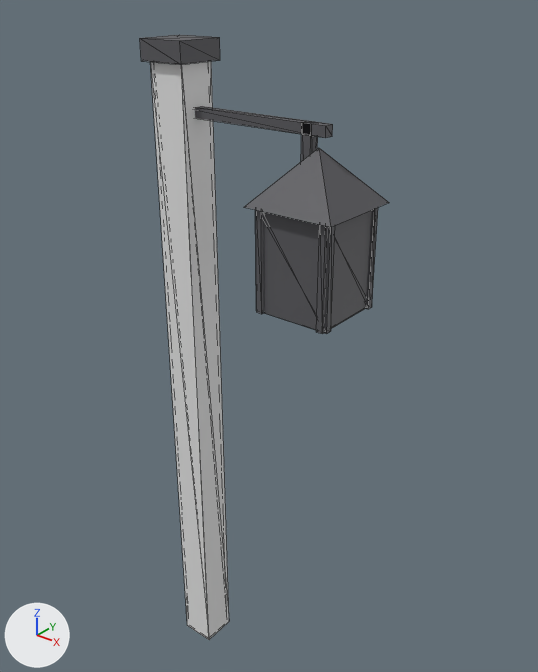
Before and after pictures for a commit that changed the glTF model assets/models/lantern_post.glb.
Camera for both pictures: a 50 mm camera at (2.64, -2.64, 3.96) aimed at (0.41, 0.15, 2.23). Arrows for +X, +Y and +Z are at lower left; the lights stay in place. The first picture is the older version. Mesh edges are drawn as thin lines. Where no turn or scale is listed for an object, it has been applied to the vertices. Vertices at exactly the same position are counted once.

Objects in the first picture: 'lantern_post', 'lantern_post-col'.
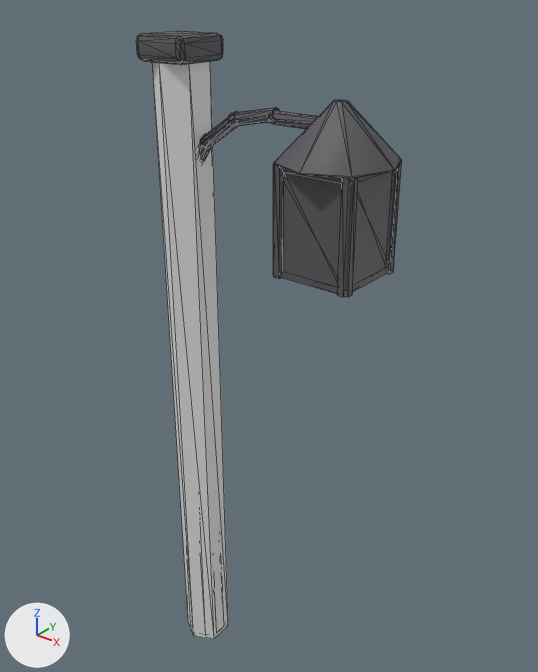
Location of each change, (x1, y1, x2, y2) in pixels of the pictures (538 x 672 px; the box of a moved part takes in the faces that stretch with it):
'lantern_post', reshaped: before (140, 35, 389, 334); after (136, 30, 402, 297)
'lantern_post-col', reshaped: before (151, 61, 229, 640); after (152, 61, 228, 639)
part 1 of me_cube, added: after (269, 110, 318, 129)
part 2 of me_cube, moved or reshaped: before (256, 210, 264, 314); after (274, 165, 282, 278)
part 3 of me_cube, moved or reshaped: before (255, 210, 335, 334); after (273, 164, 358, 297)
part 4 of me_cube, moved or reshaped: before (316, 210, 372, 334); after (337, 172, 394, 297)
part 5 of me_cube, moved or reshaped: before (366, 208, 378, 309); after (387, 161, 402, 274)
part 6 of me_cube, rebuilt (9% wider, 13% taller): before (140, 35, 220, 65); after (136, 30, 223, 64)
part 7 of me_cube, added: after (273, 100, 402, 178)
part 8 of me_cube, added: after (199, 134, 212, 162)
part 9 of me_cube, added: after (200, 111, 238, 146)
part 10 of me_cube, added: after (228, 107, 280, 126)
part 11 of me_cube, deleted: before (301, 123, 318, 161)
part 12 of me_cube, deleted: before (195, 106, 389, 227)

Patch to the scene script:
```diff
--- a/assets/models/lantern_post.glb.py
+++ b/assets/models/lantern_post.glb.py
@@ me_cube @@
 # used by ob_lantern_post; location = (0.0, 0.0, 0.0)
-me_cube.from_pydata(...)  # 85 vertices, 126 faces; spans x -0.13..1.03, y -0.23..0.23, z 0.0..3.7
+me_cube.from_pydata(...)  # 372 vertices, 688 faces; spans x -0.15..1.17, y -0.27..0.27, z 0.0..3.72
+# me_cube part 1: a new loose piece, an 8-sided cylinder along x spanning x 0.55..0.95, y -0.03..0.03, z 3.37..3.43, in mat_iron (dark grey #59595d)
+# me_cube part 2: the loose piece of 8 vertices spanning x 0.62..0.64, y -0.2..0.2, z 2.55..3.05 is moved by (0.1, 0.0, 0.2)
+# me_cube part 3: the loose piece of 8 vertices spanning x 0.6..1.0, y -0.19..-0.16, z 2.55..3.05 is moved by (0.1, 0.0, 0.2)
+# me_cube part 4: the loose piece of 8 vertices spanning x 0.96..0.99, y -0.2..0.2, z 2.55..3.05 is moved by (0.1, 0.0, 0.2)
+# me_cube part 5: the loose piece of 8 vertices spanning x 0.6..1.0, y 0.16..0.19, z 2.55..3.05 is moved by (0.1, 0.0, 0.2)
+# me_cube part 6: the loose piece of 8 vertices spanning x -0.13..0.13, y -0.13..0.13, z 3.6..3.7 is rebuilt with 56 vertices and now spans x -0.15..0.15, y -0.15..0.15, z 3.6..3.72
+# me_cube part 7: a new loose piece of 32 vertices spanning x 0.63..1.17, y -0.27..0.27, z 3.25..3.5, in mat_iron (dark grey #59595d)
+# me_cube part 8: a new loose piece of 16 vertices spanning x 0.0..0.19, y -0.03..0.03, z 3.03..3.28, in mat_iron (dark grey #59595d)
+# me_cube part 9: a new loose piece of 16 vertices spanning x 0.12..0.37, y -0.03..0.03, z 3.21..3.4, in mat_iron (dark grey #59595d)
+# me_cube part 10: a new loose piece of 16 vertices spanning x 0.31..0.58, y -0.03..0.03, z 3.33..3.44, in mat_iron (dark grey #59595d)
+# me_cube part 11: the loose piece of 8 vertices spanning x 0.73..0.77, y -0.03..0.03, z 2.7..3.4 is deleted
+# me_cube part 12: 29 vertices removed from x -0.05..1.03, y -0.23..0.23, z 2.55..3.4
+# other edits to the shape of me_cube do not show in these pictures
 me_cube.materials.append(mat_wood_dark)
@@ me_cube_011 @@
 # used by ob_lantern_post_col; location = (0.0, 0.0, 0.0)
-me_cube_011.from_pydata(...)  # 8 vertices, 12 faces; spans x -0.1..0.1, y -0.1..0.1, z 0.0..3.6
+me_cube_011.from_pydata(...)  # 12 vertices, 20 faces; spans x -0.12..0.12, y -0.14..0.14, z 0.0..3.6
+# me_cube_011 part 13: the whole mesh is rebuilt
```
